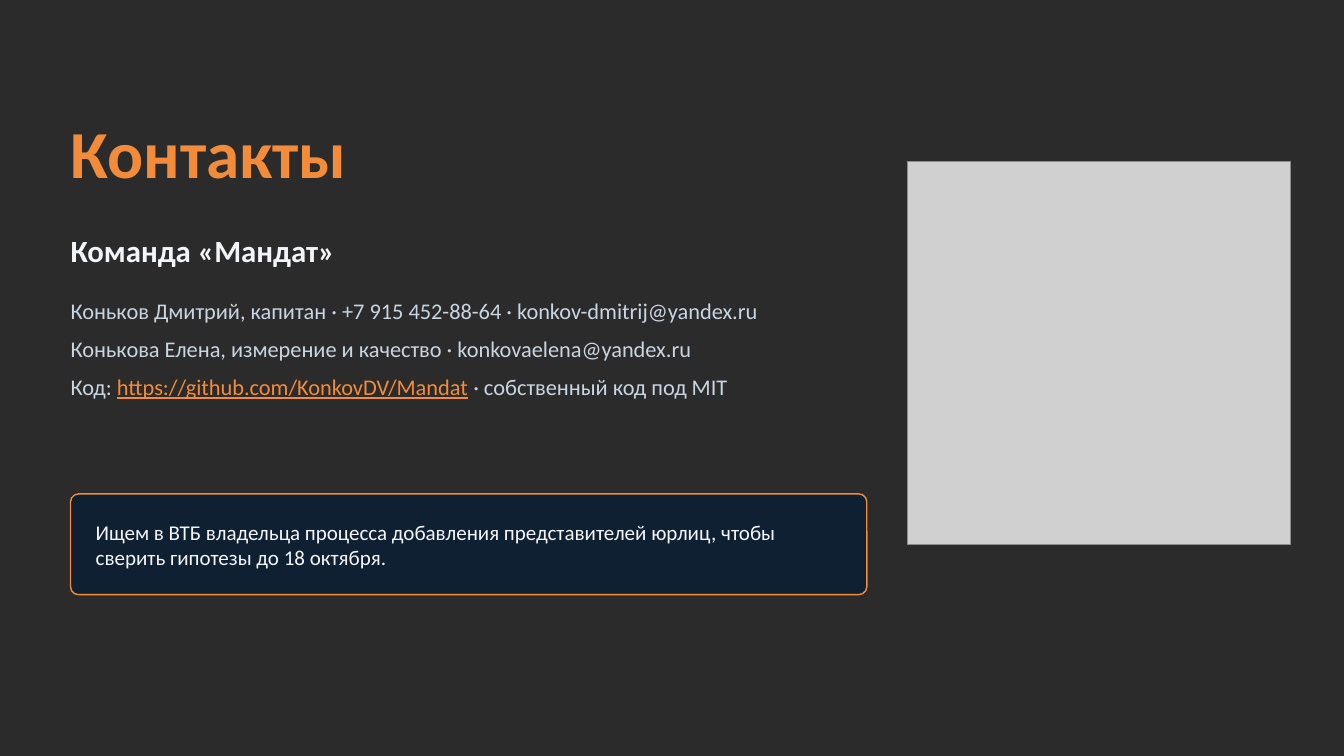
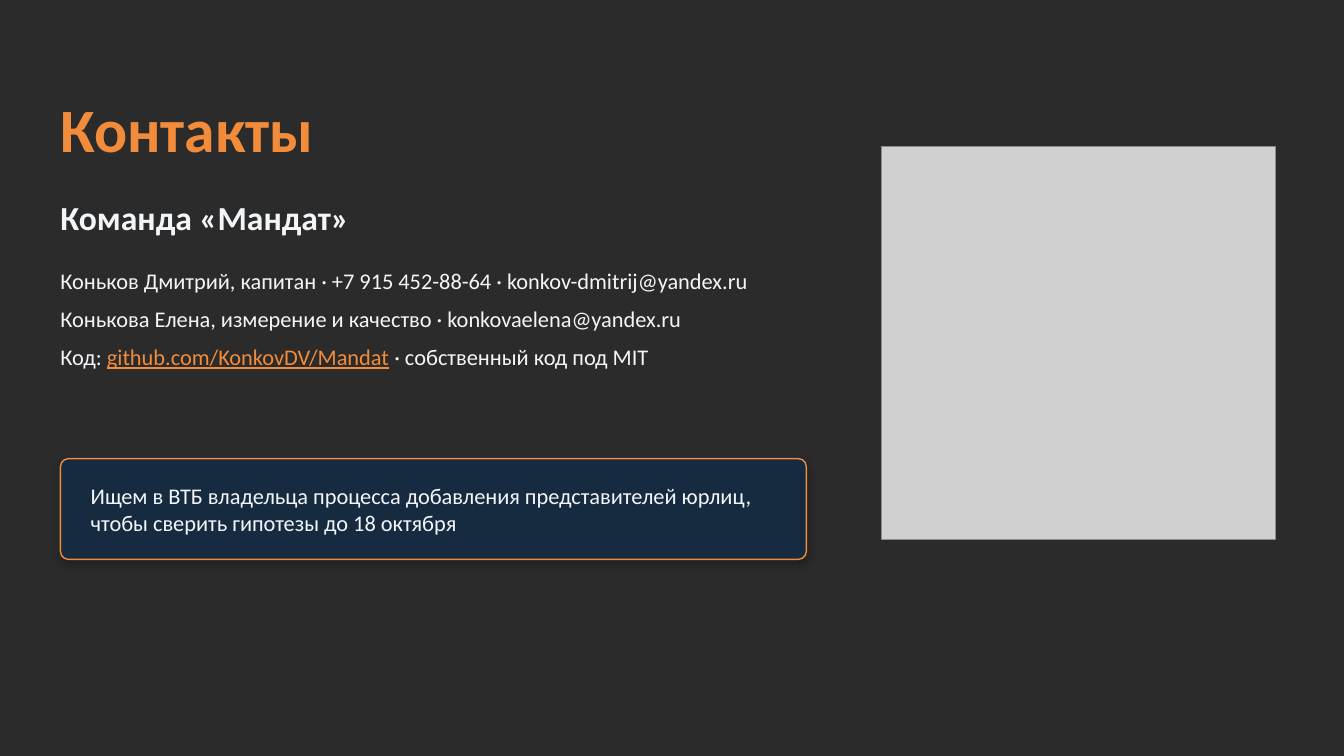
Before and after one commit to KonkovDV/Mandat, a slide deck: slide 14 of Mandat_VTB.pptx (slide 19 before the commit). Drawn at 1344x756 pixels with LibreOffice and Linux fonts; fonts in the diff are those of the drawing; grey boxes stand for pictures; background and template pictures are left out; a plain dark background stands for a picture behind light text. Boxes give left, top, right and bottom in pixels: in the first picture for what was removed or moved away, otherwise in the second. Text is boxed around its words. In the diff, an @@ line names an element or a change of style, - is before the commit and + after.

Commit message:
Update Mandat VTB presentation.

```diff
--- a/Mandat_VTB.pptx
+++ b/Mandat_VTB.pptx
@@ text "Контакты": place and size @@
-text "Контакты" at (71,134,347,179)
+text "Контакты" at (60,112,313,153)
@@ text "Контакты" at (60,112,313,153): size 48 to 44 pt; less space between paragraphs; vertical alignment middle to top @@
@@ picture: place and size @@
-picture at (907,161,1291,544)
+picture at (882,146,1275,539)
@@ text "Команда «Мандат»": place and size @@
-text "Команда «Мандат»" at (71,242,335,267)
+text "Команда «Мандат»" at (60,208,349,236)
@@ text "Команда «Мандат»" at (60,208,349,236): size 22 to 24 pt; less space between paragraphs @@
@@ text "Коньков Дмитрий, капитан · +7 ...": place and size @@
-text "Коньков Дмитрий, капитан · +7 ..." at (71,303,757,399)
+text "Коньков Дмитрий, капитан · +7 ..." at (60,273,747,369)
@@ text at (60,273,747,331): text colour #C9D5E0 to #F3F6F9 in "Коньков Дмитрий, капитан · +7 915 452-88-64 ...", "Конькова Елена, измерение и качество · konkovaelena@yandex.r ..." @@
@@ text at (60,349,649,369): text changed @@
-Код: https://github.com/KonkovDV/Mandat · собственный код под MIT
+Код: github.com/KonkovDV/Mandat · собственный код под MIT
@@ rounded rectangle: place and size @@
-rounded rectangle at (71,494,867,595)
+rounded rectangle at (60,459,807,560)
@@ rounded rectangle at (60,459,807,560): fill #102033 to #172B40; shadow on @@
@@ text at (91,489,751,535): text changed; size 15 to 16 pt @@
-Ищем в ВТБ владельца процесса добавления представителей юрлиц, чтобы сверить гипотезы до 18 октября.
+Ищем в ВТБ владельца процесса добавления представителей юрлиц, чтобы сверить гипотезы до 18 октября
```
Also in this commit, not shown: 2 other slides changed, 24 slides added, 16 slides removed, 1 other file.
